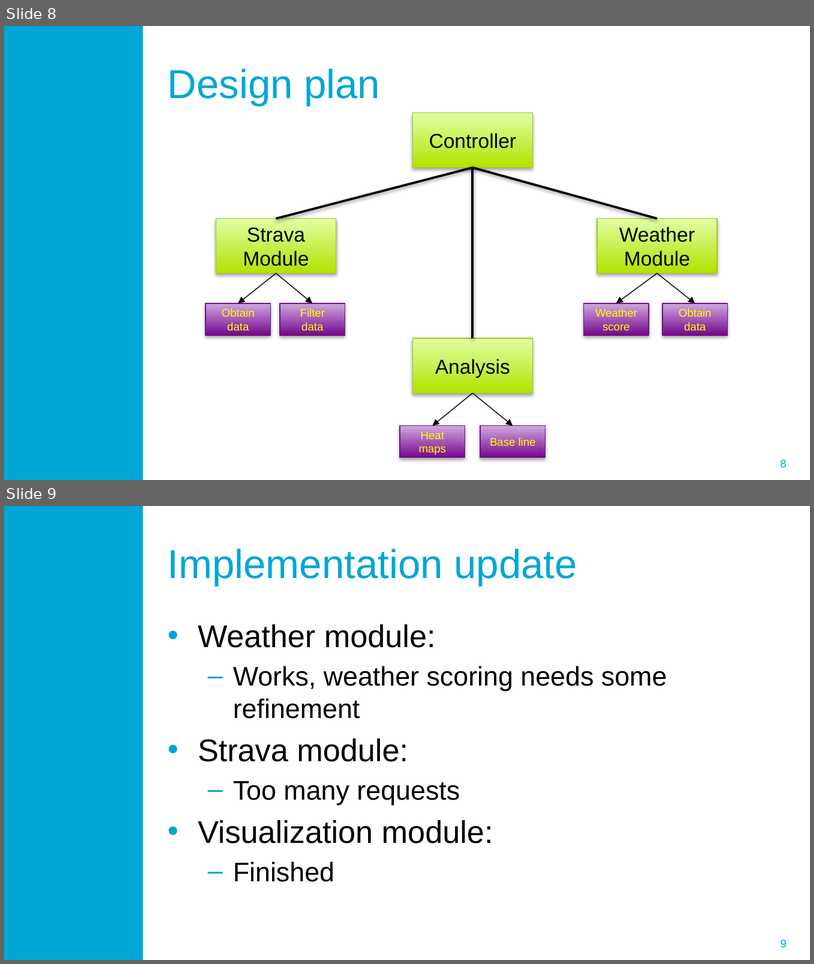
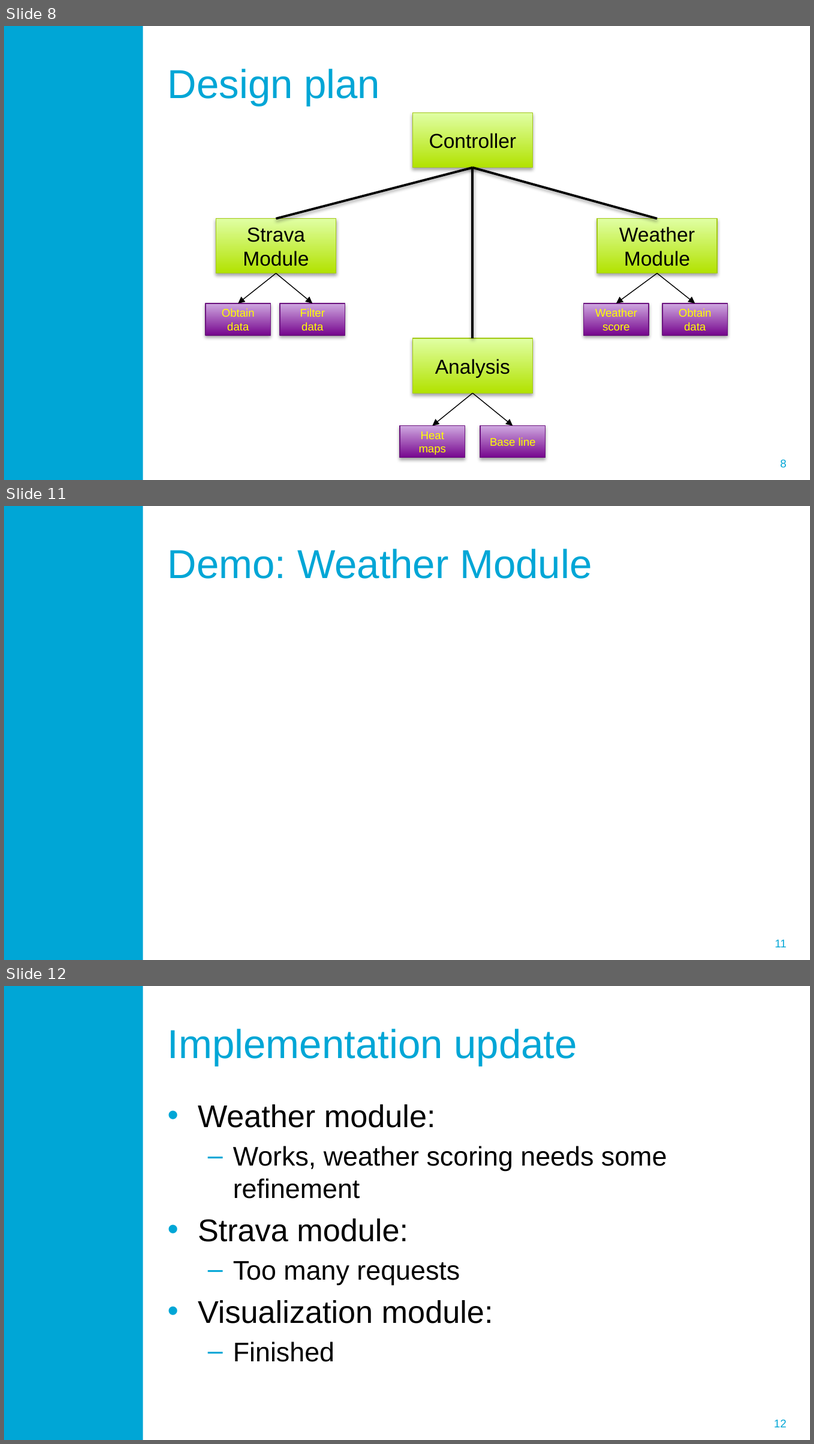
Before and after one commit to LMaiorano/StravaWeather, a slide deck: Documentation/Presentations/Midterm presentation DS7.pptx. Shown one above the other, each under a label of ours: slides 8 and 9 before the commit, slides 8, 11 and 12 after it; the slides between them are not shown. The pictures are 814x964 and 814x1444 pixels, drawn with LibreOffice and Linux fonts; fonts in the diff are those of the drawing; background and template pictures are left out. Boxes give left, top, right and bottom in pixels: in the first picture for what was removed or moved away, otherwise in the second. Text is boxed around its words. In the diff, an @@ line names an element or a change of style, - is before the commit and + after.

```diff
--- a/Documentation/Presentations/Midterm presentation DS7.pptx
+++ b/Documentation/Presentations/Midterm presentation DS7.pptx
@@ slide 11 added at [4,506,810,960], background #FFFFFF; not listed: 2 template elements that a slide beside it also shows @@
@@ title added at [168,549,592,579], 36 pt, text #00A6D6 @@
+Demo: Weather Module
@@ what was slide 9 is now slide 12 @@
@@ page number at [774,1419,787,1427]: text changed @@
-9
+12
```
Also in this commit, not shown: 2 other slides added.
